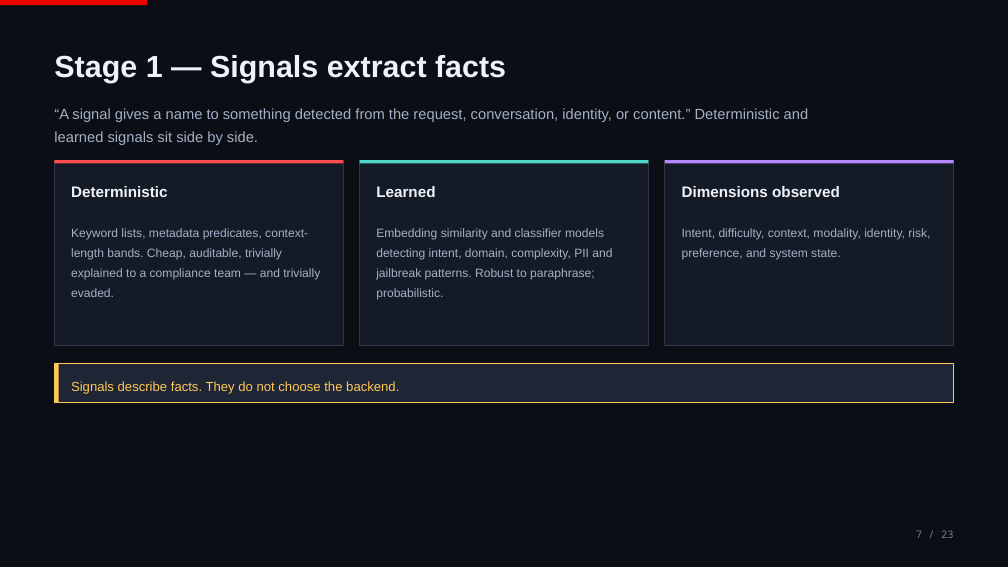
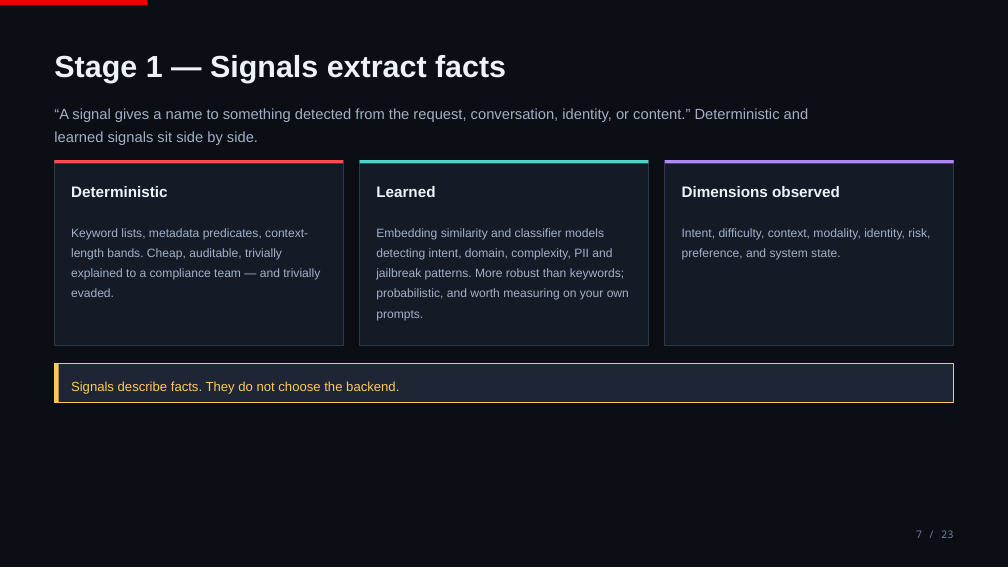
Before and after one commit to ritzshah/vllm-semantic-router-demo, a slide deck: slide 7 of docs/presentation/vLLM-Semantic-Router.pptx. Drawn at 1008x567 pixels with LibreOffice and Linux fonts; fonts in the diff are those of the drawing. Boxes give left, top, right and bottom in pixels: in the first picture for what was removed or moved away, otherwise in the second. Text is boxed around its words. In the diff, an @@ line names an element or a change of style, - is before the commit and + after.

```diff
--- a/docs/presentation/vLLM-Semantic-Router.pptx
+++ b/docs/presentation/vLLM-Semantic-Router.pptx
@@ text at (376, 228, 629, 320): text changed @@
-Embedding similarity and classifier models detecting intent, domain, complexity, PII and jailbreak patterns. Robust to paraphrase; probabilistic.
+Embedding similarity and classifier models detecting intent, domain, complexity, PII and jailbreak patterns. More robust than keywords; probabilistic, and worth measuring on your own prompts.
```
Also in this commit, not shown: 2 other slides changed, 1 other file.
